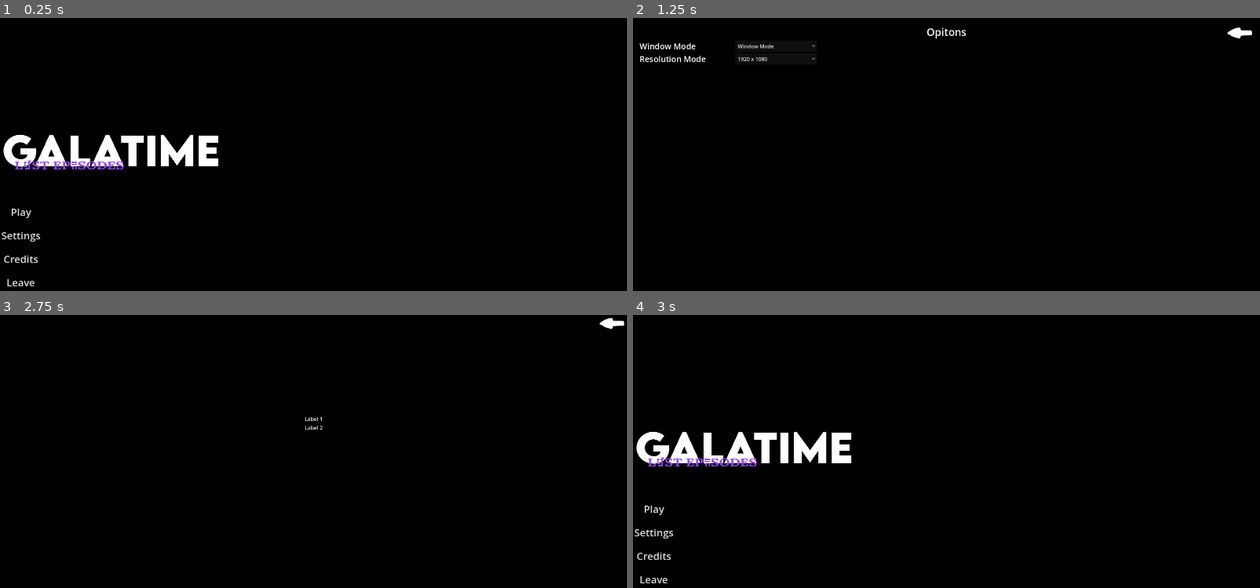
Above: before the commit, frames 1-4 (two rows, left to right).
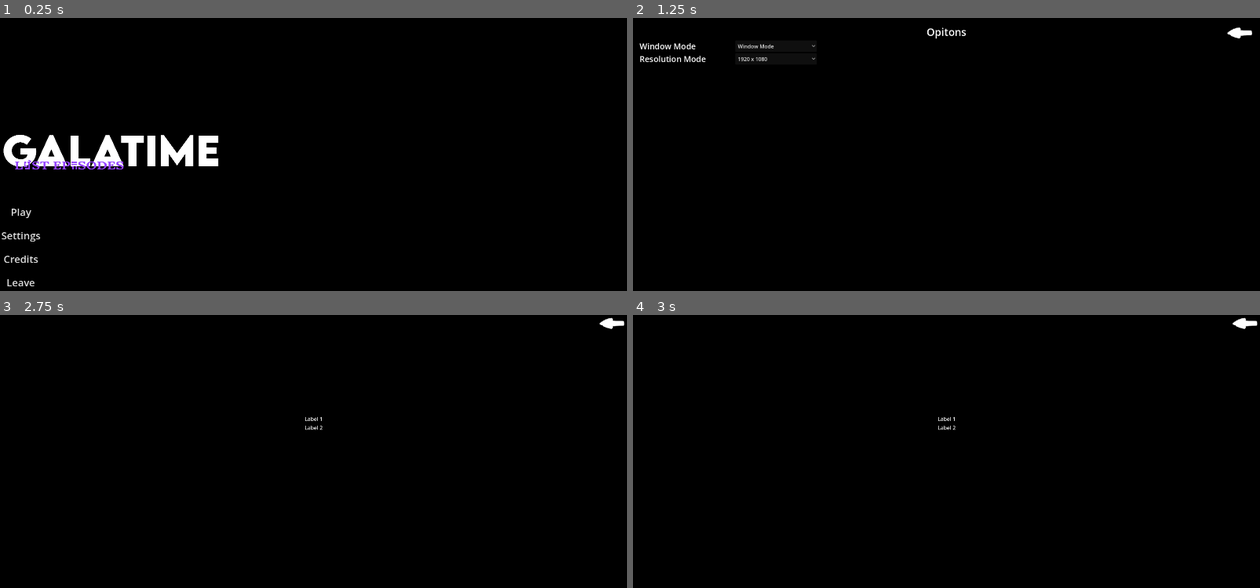
Above: after the commit, the same moments.

Repository: GalaTime-Team/galatime-lost-episodes
Game: Godot game, scene res://Interface/menu.tscn
Same seed, same stepped clock (60 frames per second), same inputs: the game is played once before the commit and once after it.
Inputs (mouse positions are in pixels of both pictures, inside the frame that each line leads up to):
- Up to frame 1 (0.25 s): no input
- Up to frame 2 (1.25 s): click "Settings" at 0.5 s
- Up to frame 3 (2.75 s): click (608, 331) at 1.25 s; click "Credits" at 2 s
- Up to frame 4 (3 s): click (1247, 323) at 2.75 s

Frames 1-3 are identical in both runs. In frame 4, 2.9% of the frame differs, in the area x 0-100%, y 0-99%.
Error after the commit: Cannot call method 'quit' on a null value. (res://Script/menu.gd:35)

Commit message:
Comentarios e adição da tela creditos no menu
Escrevi em cada função(pelo menos eu acho) oque cada função faz e adicionei o script da tela creditos para adiantar trabalho

Diff:
--- a/Interface/menu.tscn
+++ b/Interface/menu.tscn
@@ -1,7 +1,8 @@
-[gd_scene load_steps=8 format=3 uid="uid://cjeyypwuli88j"]
+[gd_scene load_steps=9 format=3 uid="uid://cjeyypwuli88j"]
 
 [ext_resource type="Script" path="res://Script/menu.gd" id="1_170gy"]
 [ext_resource type="Texture2D" uid="uid://8w5bqc0572te" path="res://Asset/GalatimeLostEpisodes.png" id="2_l0iwc"]
+[ext_resource type="PackedScene" uid="uid://u23oeknsgl8y" path="res://Interface/tela_creditos.tscn" id="4_51dv1"]
 [ext_resource type="PackedScene" uid="uid://qw8mhcsihprh" path="res://Interface/settings.tscn" id="4_g0s4g"]
 
 [sub_resource type="StyleBoxEmpty" id="StyleBoxEmpty_ufpx1"]
@@ -97,3 +98,7 @@
 flat = true
 
 [node name="s_menu_click" type="AudioStreamPlayer" parent="."]
+
+[node name="TelaCreditos" parent="." instance=ExtResource("4_51dv1")]
+visible = false
+layout_mode = 1
--- a/Script/menu.gd
+++ b/Script/menu.gd
@@ -2,27 +2,27 @@
 extends Control
 
 @onready var settings = $Settings as Settings
-@onready var menuclick_sound = $s_menu_click
+@onready var menuclick_sound = $s_menu_click as AudioStreamPlayer
 @onready var margin_container = $MarginContainer as MarginContainer
 
 func _ready() -> void:
-	handle_connecting_signal()
+	handle_connecting_signal() #ao inciar o programa o programa ira ter o sinal com os settings
 	# Configuração dos botões no grupo button
 	for button in get_tree().get_nodes_in_group("button"):
 		if button is Button:
 			button.pressed.connect(on_button_pressed.bind(button))
 
-func on_back_setting_menu() -> void:
+func on_back_setting_menu() -> void: #ao voltar do menu a margem fica visivel e os settings nao
 	margin_container.visible = true
 	settings.visible = false
 
-func on_settings_pressed() -> void:
+func on_settings_pressed() -> void: #a margem fica invisivel e os settings.set_process(true) fica a True para poder entrar nos settings
 	margin_container.visible = false
 	settings.set_process(true)
 	settings.visible = true
 
 func handle_connecting_signal() -> void:
-	settings.back_setting_menu.connect(on_back_setting_menu) #Conectar com a func do settings
+	settings.back_setting_menu.connect(on_back_setting_menu) #Conectar com a func do settings e poder guardar as informações
 # Função para mudar de cena
 func on_button_pressed(button: Button) -> void:
 	match button.name:
@@ -31,6 +31,5 @@
 		"Settings":
 			on_settings_pressed() #mostrar os settings atraves do settings.set_process(true)
 		"Credits":
-			var _credits: bool = get_tree().change_scene_to_file("res://Interface/tela_creditos.tscn")
-		"Leave":
+			var _credits: bool = get_tree().change_scene_to_file("res://Interface/tela_creditos.tscn") #Subestituir por uma func		"Leave":
 			get_tree().quit()
--- a/Script/settings.gd
+++ b/Script/settings.gd
@@ -1,6 +1,7 @@
-class_name Settings
+class_name Settings #nome do script/class
 extends Control
 
+#Criaçaõ de variaveis para butões e etc
 @onready var back_button = $MarginContainer/Back as Button
 @onready var window_button = $MarginContainer/VBoxContainer/WindowMode/Window_button as OptionButton
 @onready var res_button = $MarginContainer/VBoxContainer/ResolutionMode/Res_button as OptionButton
@@ -30,30 +31,30 @@
 
 # Função chamada quando a cena entra pela primeira vez
 func _ready() -> void:
-	add_window_mode_items()
-	add_res_mode_items()
+	add_window_mode_items() #os windows mods para conseguirem ser alterados
+	add_res_mode_items() #as resulotions mods para conseguirem ser alteradas
 	res_button.item_selected.connect(on_res_mode_selected)
 	window_button.item_selected.connect(on_window_mode_selected)
 	back_button.button_down.connect(on_back_pressed)
-	set_process(false)
+	set_process(false) #processo feito para cosneguir voltar ao menu e ter as informações
 
-func on_back_pressed() -> void:
+func on_back_pressed() -> void: #func do processo que ira ser feito no menu
 	back_setting_menu.emit()
 	set_process(false)
 
-func add_window_mode_items() -> void:
+func add_window_mode_items() -> void: #fazer um loop for pra analizar o array e ver o window mod correto
 	for window_mode in WINDOW_MODE_ARRAY:
 		window_button.add_item(window_mode)
 
-func add_res_mode_items() -> void:
+func add_res_mode_items() -> void: #fazer um loop for para analizar todas as resuloções existestes e adicionar a correta
 	for resolution_size_text in RESOLUTION_MODE_DICTIONARY:
 		res_button.add_item(resolution_size_text)
 
-func on_res_mode_selected(index : int) -> void:
+func on_res_mode_selected(index : int) -> void: #para alterar a resulotion mod
 	DisplayServer.window_set_size(RESOLUTION_MODE_DICTIONARY.values()[index])
 
 
-func on_window_mode_selected(index : int) -> void:
+func on_window_mode_selected(index : int) -> void: #para alterar os windows mods
 	match  index:
 		0: #Window Mode
 			DisplayServer.window_set_mode(DisplayServer.WINDOW_MODE_WINDOWED)
--- a/Script/tela_creditos.gd
+++ b/Script/tela_creditos.gd
@@ -1,14 +1,5 @@
+class_name TelaCreditos
 extends Control
 
-
-# Called when the node enters the scene tree for the first time.
 func _ready():
-	for button in get_tree().get_nodes_in_group("button"):
-		button.pressed.connect(on_button_pressed.bind(button))
-
-
-# Função chamada quando um botão é pressionado
-func on_button_pressed(button: Button) -> void:
-	match button.name:
-		"Back":
-			get_tree().change_scene_to_file("res://Interface/menu.tscn")
+	pass
--- a/project.godot
+++ b/project.godot
@@ -23,3 +23,4 @@
 
 window/size/viewport_width=1920
 window/size/viewport_height=1080
+window/size/initial_position_type=2
